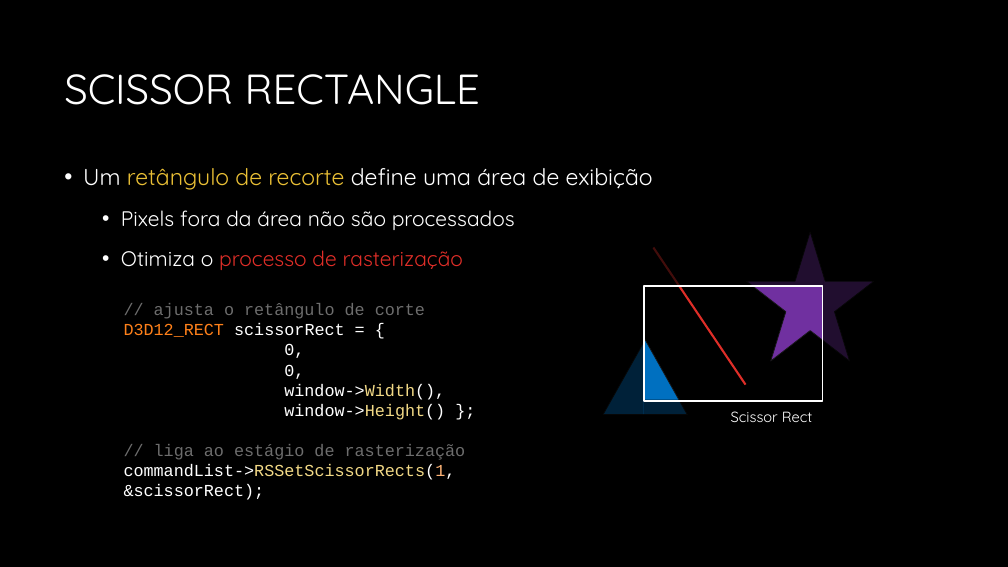
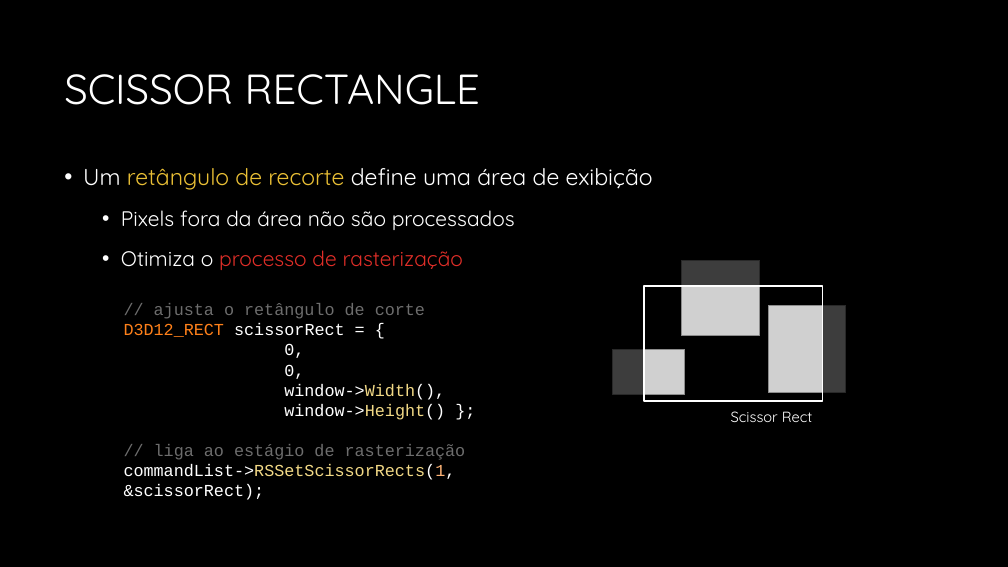
Before and after one commit to JudsonSS/CG, a slide deck: slide 25 of Slides/06. Inicialização do Direct3D.pptx (slide 22 before the commit). Drawn at 1008x567 pixels with LibreOffice and Linux fonts; fonts in the diff are those of the drawing; grey boxes stand for pictures; background and template pictures are left out. Boxes give left, top, right and bottom in pixels: in the first picture for what was removed or moved away, otherwise in the second. Text is boxed around its words. In the diff, an @@ line names an element or a change of style, - is before the commit and + after.

```diff
--- a/Slides/06. Inicialização do Direct3D.pptx
+++ b/Slides/06. Inicialização do Direct3D.pptx
@@ star removed at (746,232,874,361) @@
@@ line removed from (653, 247) to (746, 385) @@
@@ picture added at (681,260,759,336) @@
@@ picture added at (768,306,846,392) @@
@@ triangle removed at (603,340,687,414) @@
@@ picture added at (613,349,685,395) @@
```
Also in this commit, not shown: 13 other slides changed, 3 slides added.
